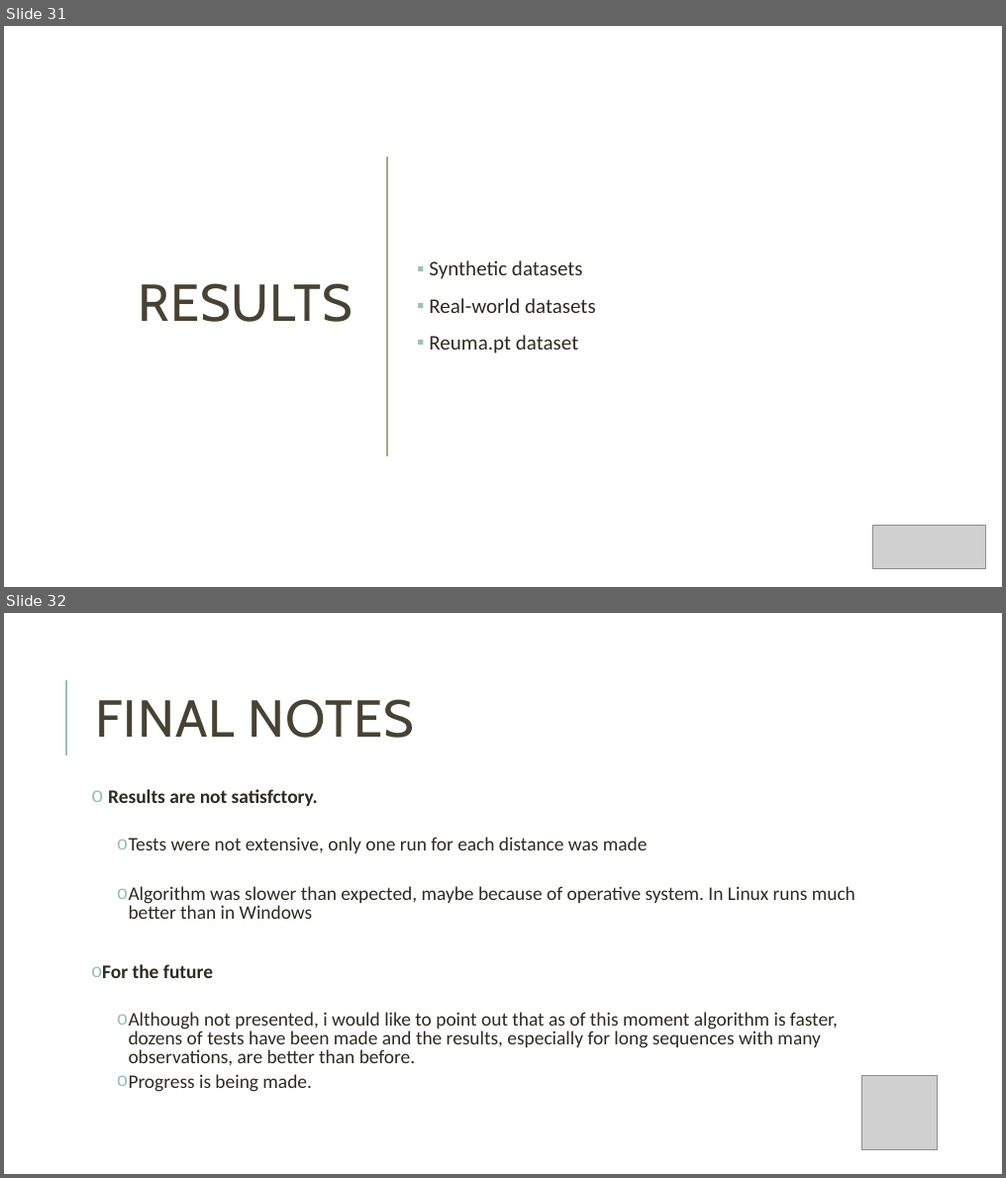
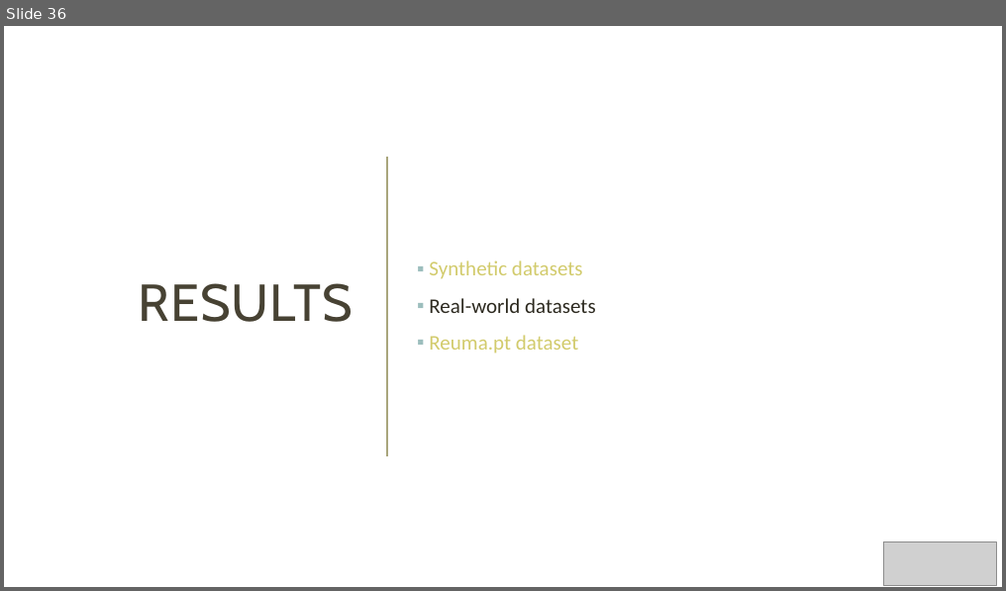
Before and after one commit to Nuno09/MscThesis, a slide deck: Dissertacao/apresentação_tese.pptx. Shown one above the other, each under a label of ours: slides 31 and 32 before the commit, slide 36 after it. The pictures are 1006x1178 and 1006x591 pixels, drawn with LibreOffice and Linux fonts; fonts in the diff are those of the drawing; grey boxes stand for pictures. Boxes give left, top, right and bottom in pixels: in the first picture for what was removed or moved away, otherwise in the second. Text is boxed around its words. In the diff, an @@ line names an element or a change of style, - is before the commit and + after.

```diff
--- a/Dissertacao/apresentação_tese.pptx
+++ b/Dissertacao/apresentação_tese.pptx
@@ slide 32 removed at (4, 613, 1002, 1174), background #FFFFFF @@
@@ line removed from (66, 756) to (66, 680) @@
@@ title removed at (95, 699, 415, 738) @@
-FINAL NOTES
@@ text removed at (102, 789, 855, 1092) @@
-o Results are not satisfctory.
-    o Tests were not extensive, only one run for each distance was made
-    o Algorithm was slower than expected, maybe because of operative system. In Linux runs much better than in Windows
-o For the future
-    o Although not presented, i would like to point out that as of this moment algorithm is faster, dozens of tests have been made and the results, especially for long sequences with many observations, are better than before.
-    o Progress is being made.
@@ picture removed at (862, 1075, 937, 1151) @@
@@ what was slide 31 is now slide 36 @@
@@ slide 36 changed as well @@
@@ text at (429, 261, 583, 354): text colour #2E2B21 to #D2CB6C in "Synthetic datasets", "Reuma.pt dataset" @@
@@ picture: place and size @@
-picture at (873, 525, 986, 569)
+picture at (884, 543, 997, 586)
```
Also in this commit, not shown: 29 other slides changed, 24 slides added, 1 other slide removed.
